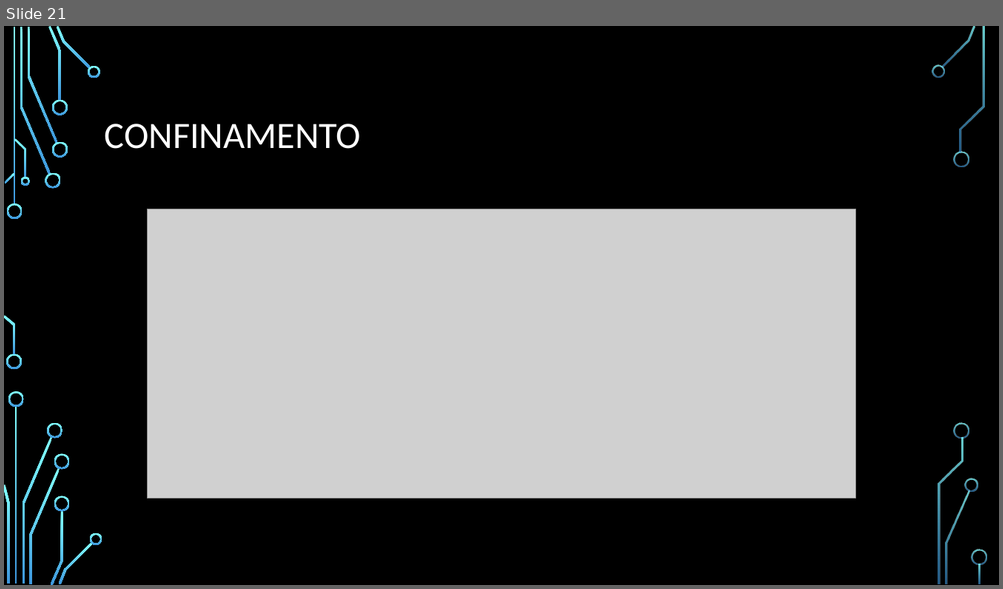
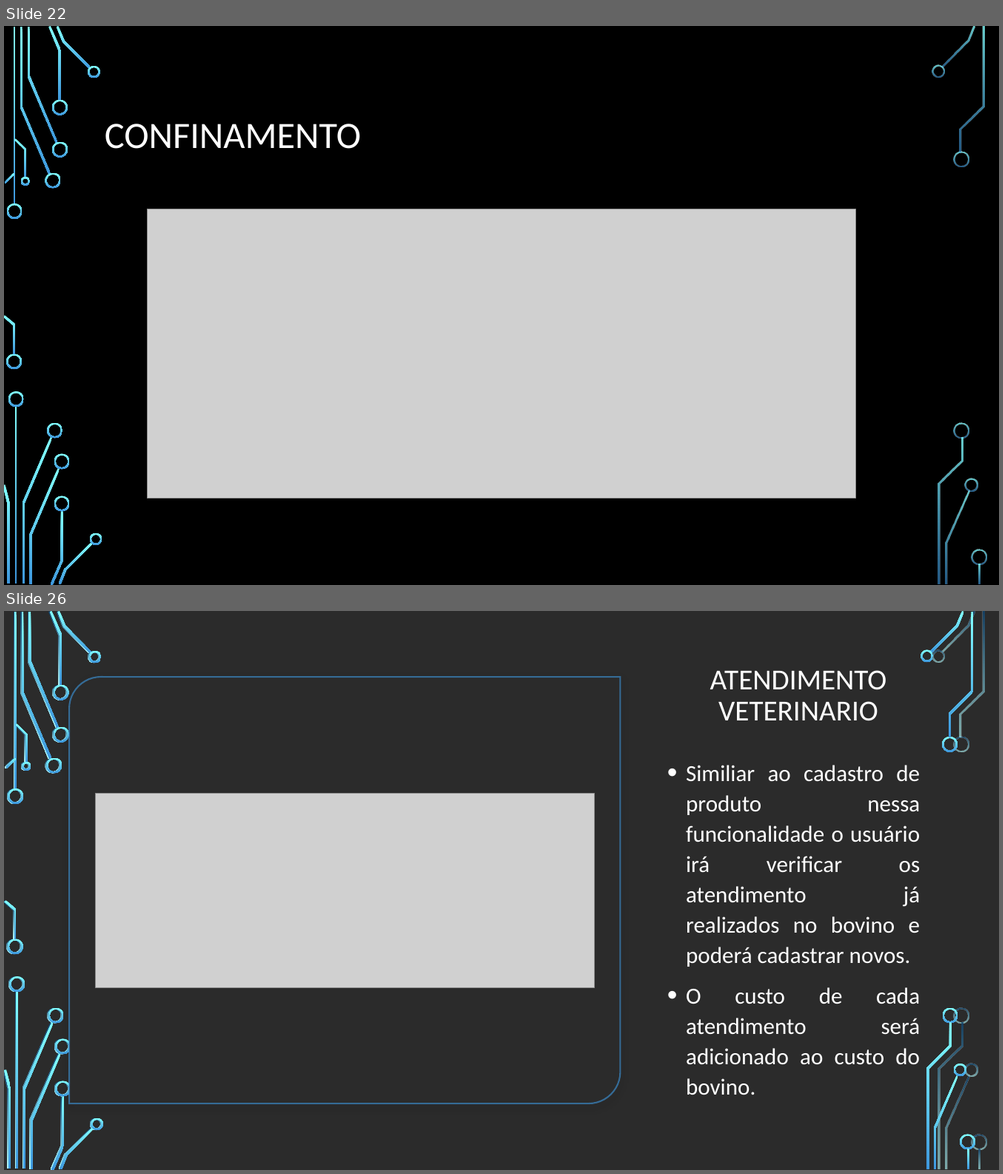
Before and after one commit to chav1985/GerenciamentoBovinos, a slide deck: GerenciamentoBovinos/Documentação/Apresentação/SISTEMA DE GERENCIAMENTO DE BOVINOS.pptx. Shown one above the other, each under a label of ours: slide 21 before the commit, slides 22 and 26 after it; the slides between them are not shown. The pictures are 1003x589 and 1003x1174 pixels, drawn with LibreOffice and Linux fonts; fonts in the diff are those of the drawing; grey boxes stand for pictures; background and template pictures are left out; a plain dark background stands for a picture behind light text. Boxes give left, top, right and bottom in pixels: in the first picture for what was removed or moved away, otherwise in the second. Text is boxed around its words. In the diff, an @@ line names an element or a change of style, - is before the commit and + after.

```diff
--- a/GerenciamentoBovinos/Documentação/Apresentação/SISTEMA DE GERENCIAMENTO DE BOVINOS.pptx
+++ b/GerenciamentoBovinos/Documentação/Apresentação/SISTEMA DE GERENCIAMENTO DE BOVINOS.pptx
@@ slide 26 added at (4,611,999,1170), background picture (left out) @@
@@ round diag rect added at (69,677,620,1103), fill #FFFFFF, outline #3D97DE 1.5 pt @@
@@ title added at (710,670,887,721), 28 pt, text #FFFFFF @@
+ATENDIMENTO VETERINARIO
@@ text added at (686,765,920,1096), 22.2 pt, text #FFFFFF @@
+• Similiar ao cadastro de produto nessa funcionalidade o usuário irá verificar os atendimento já realizados no bovino e poderá cadastrar novos.
+• O custo de cada atendimento será adicionado ao custo do bovino.
@@ picture added at (95,793,594,988) @@
@@ group added at (4,611,976,1170): 33 freeform shapes, 3 rectangles @@
@@ group added at (4,611,987,1170): 33 freeform shapes, 3 rectangles @@
@@ what was slide 21 is now slide 22 @@
```
Also in this commit, not shown: 2 slides changed, 5 other slides added, 1 slide removed.
